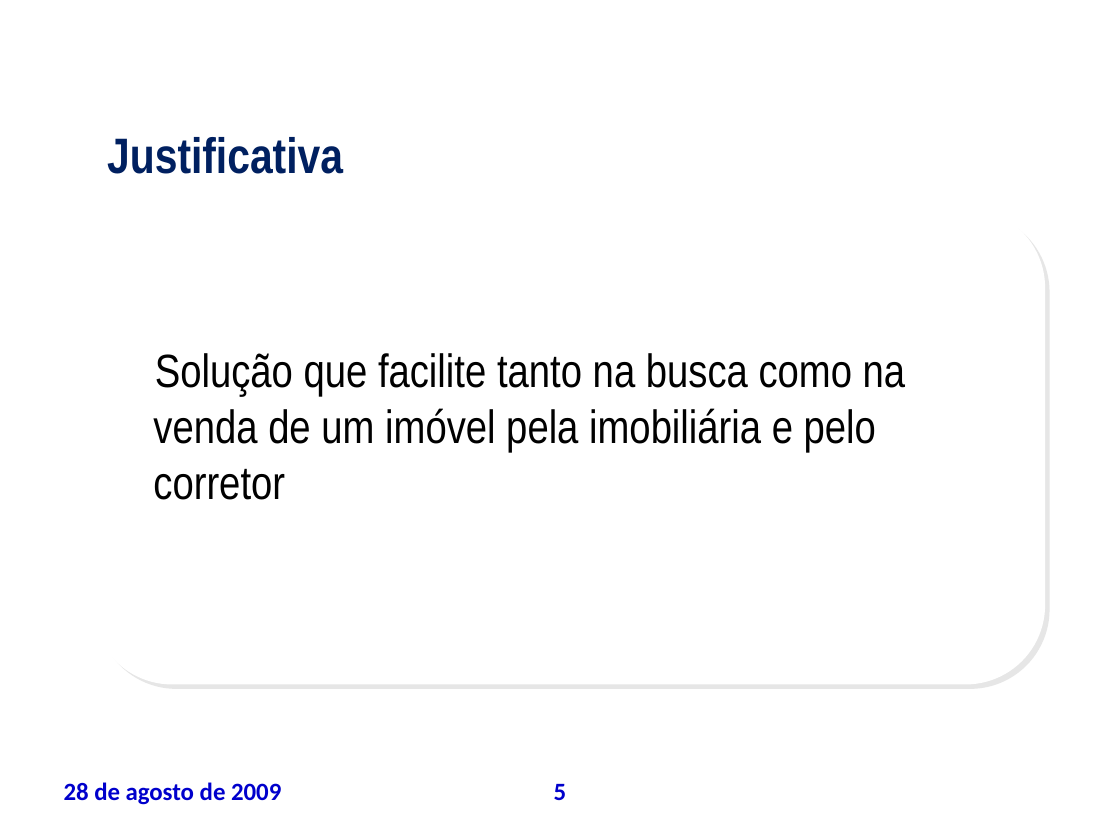
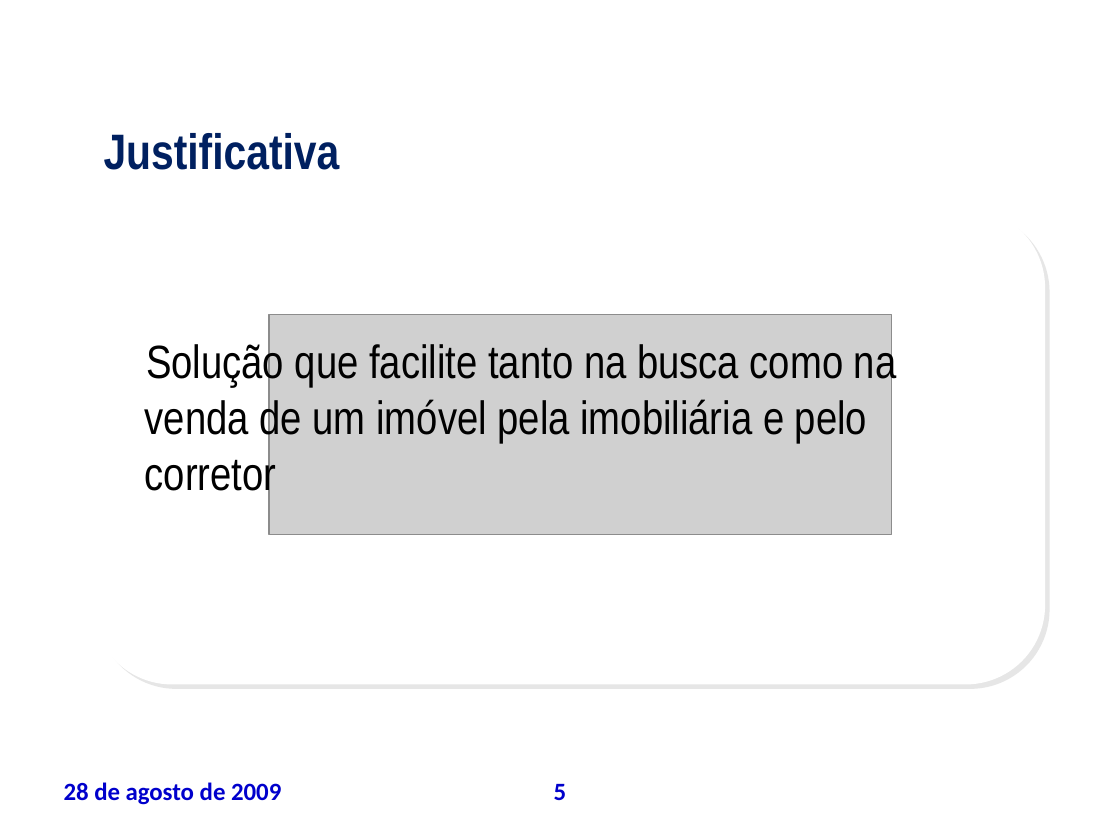
Before and after one commit to leoevaristo/psa20092, a slide deck: slide 5 of ARTEFATOS/TAP_apresentacao.ppt. Drawn at 1120x840 pixels with LibreOffice and Linux fonts; fonts in the diff are those of the drawing; grey boxes stand for pictures; background and template pictures are left out. Boxes give left, top, right and bottom in pixels: in the first picture for what was removed or moved away, otherwise in the second. Text is boxed around its words. In the diff, an @@ line names an element or a change of style, - is before the commit and + after.

```diff
--- a/ARTEFATOS/TAP_apresentacao.ppt
+++ b/ARTEFATOS/TAP_apresentacao.ppt
@@ text "Justificativa": place and size @@
-text "Justificativa" at bbox=[107, 137, 343, 174]
+text "Justificativa" at bbox=[104, 133, 340, 170]
@@ text "Solução que facilite tanto na ..." rewrapped from bbox=[153, 353, 906, 500] to bbox=[145, 340, 897, 499] @@
@@ picture added at bbox=[269, 315, 892, 535] @@
```
Also in this commit, not shown: 18 other slides changed.
